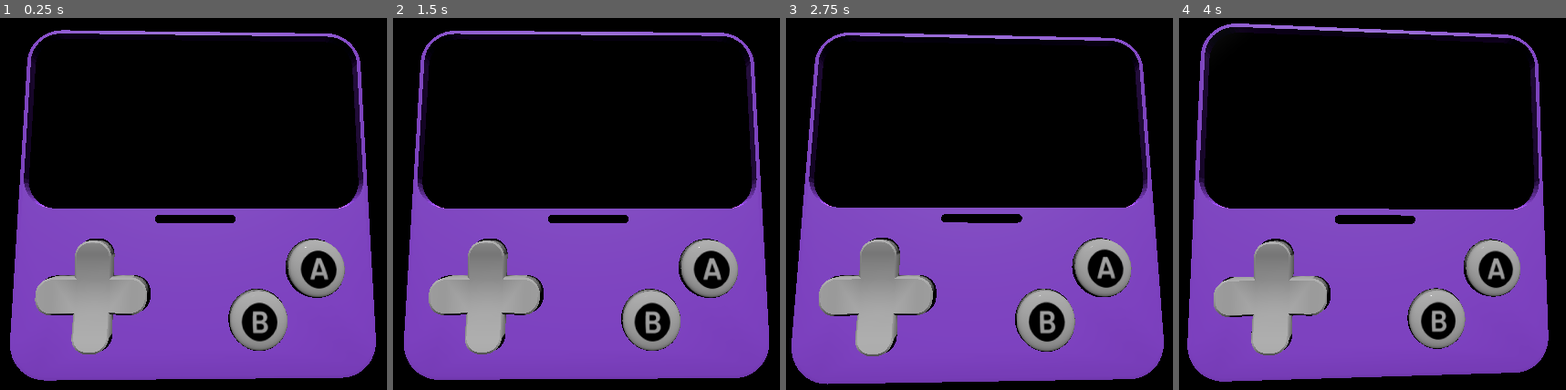
Above: before the commit, frames 1-4 (left to right).
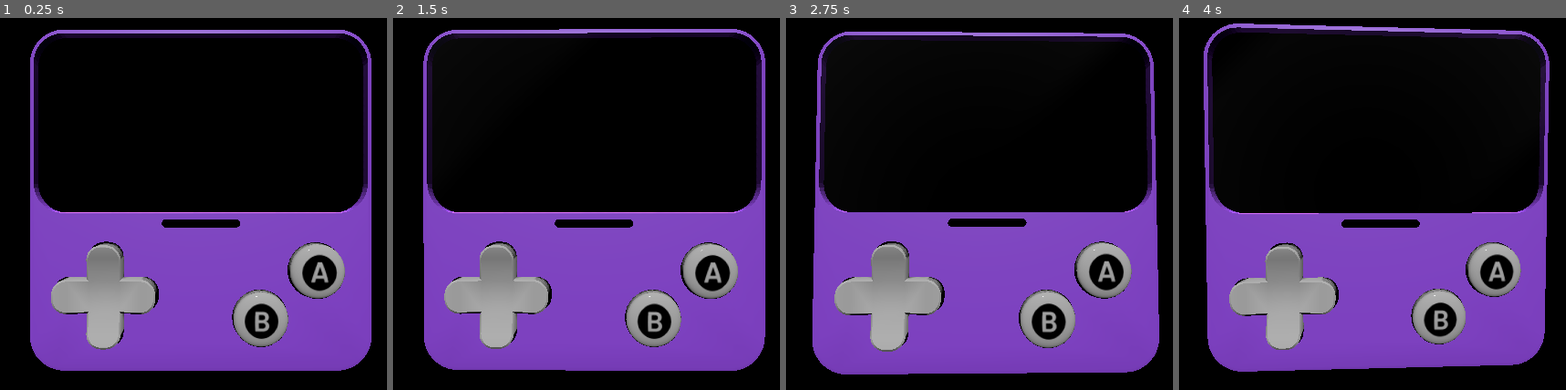
Above: after the commit, the same moments.

Repository: Tralexium/Webb-Chinko
Game: Godot game, scene res://Scenes/Game/game.tscn
Same seed, same stepped clock (60 frames per second), same inputs: the game is played once before the commit and once after it.
Inputs (mouse positions are in pixels of both pictures, inside the frame that each line leads up to):
- Up to frame 1 (0.25 s): no input
- Up to frame 2 (1.5 s): tap Enter at 0.5 s; move the mouse to (694, 177) at 0.52 s; click (694, 177) at 0.67 s; move the mouse to (505, 222) at 1.27 s; click (505, 222) at 1.42 s
- Up to frame 3 (2.75 s): move the mouse to (1033, 99) at 2.02 s; click (1033, 99) at 2.17 s
- Up to frame 4 (4 s): move the mouse to (1357, 293) at 2.77 s; click (1357, 293) at 2.92 s; move the mouse to (1519, 267) at 3.52 s; click (1519, 267) at 3.67 s

The runs differ from the first frame. In frame 1, 14% of the frame differs, in the area x 2-98%, y 3-98%; in frame 2, 15%; in frame 3, 15%, in the area x 1-98%, y 3-99%; in frame 4, 14%.

Commit message:
Reset the position when outside of the game window

Diff:
--- a/Scenes/Game/webboy.gd
+++ b/Scenes/Game/webboy.gd
@@ -7,6 +7,7 @@
 # Target rotation values
 var target_rotation_y: float = 0.0
 var target_rotation_z: float = 0.0
+var mouse_is_inside: bool = false
 
 func _process(delta):
 	var viewport_size = get_viewport().size
@@ -19,9 +20,16 @@
 	# Determine the target rotation based on the cursor position
 	# Adjust these formulas as needed to match the desired effect
 	var _click_mult = click_push_multiplier if Input.is_mouse_button_pressed(MOUSE_BUTTON_LEFT) else 1.0
-	target_rotation_y = -cursor_offset.x * rotation_amnt * _click_mult
-	target_rotation_z = cursor_offset.y * rotation_amnt * _click_mult
+	target_rotation_y = -cursor_offset.x * rotation_amnt * _click_mult * float(mouse_is_inside)
+	target_rotation_z = cursor_offset.y * rotation_amnt * _click_mult * float(mouse_is_inside)
 
 	# Smoothly interpolate (lerp) current rotation towards the target rotation
 	rotation_degrees.y = lerp(rotation_degrees.y, target_rotation_y, rotation_speed)
 	rotation_degrees.z = lerp(rotation_degrees.z, target_rotation_z, rotation_speed)
+
+func _notification(event):
+	match event:
+		NOTIFICATION_WM_MOUSE_EXIT:
+			mouse_is_inside = false
+		NOTIFICATION_WM_MOUSE_ENTER:
+			mouse_is_inside = true
--- a/Scenes/Game/webboy.tscn
+++ b/Scenes/Game/webboy.tscn
@@ -51,7 +51,7 @@
 shader_parameter/shine_width = 150.0
 shader_parameter/scale_factor = 3.0
 shader_parameter/edge_feathering = 50.0
-shader_parameter/camera_influence = 2.5
+shader_parameter/camera_influence = 4.0
 
 [node name="Webboy" instance=ExtResource("1_1yvlo")]
 script = ExtResource("2_mn1b0")
@@ -82,7 +82,7 @@
 surface_material_override/0 = SubResource("ShaderMaterial_y2pyq")
 
 [node name="Camera3D" type="Camera3D" parent="." index="6"]
-transform = Transform3D(0.0183768, 0.0993784, 0.99488, 0, 0.995048, -0.0993952, -0.999831, 0.00182657, 0.0182858, 1.7969, -0.197924, -0.00550335)
+transform = Transform3D(-4.37114e-08, 0, 1, 0, 1, 0, -1, 0, -4.37114e-08, 1.8438, -0.00175905, -0.00550335)
 top_level = true
 visible = false
 current = true
